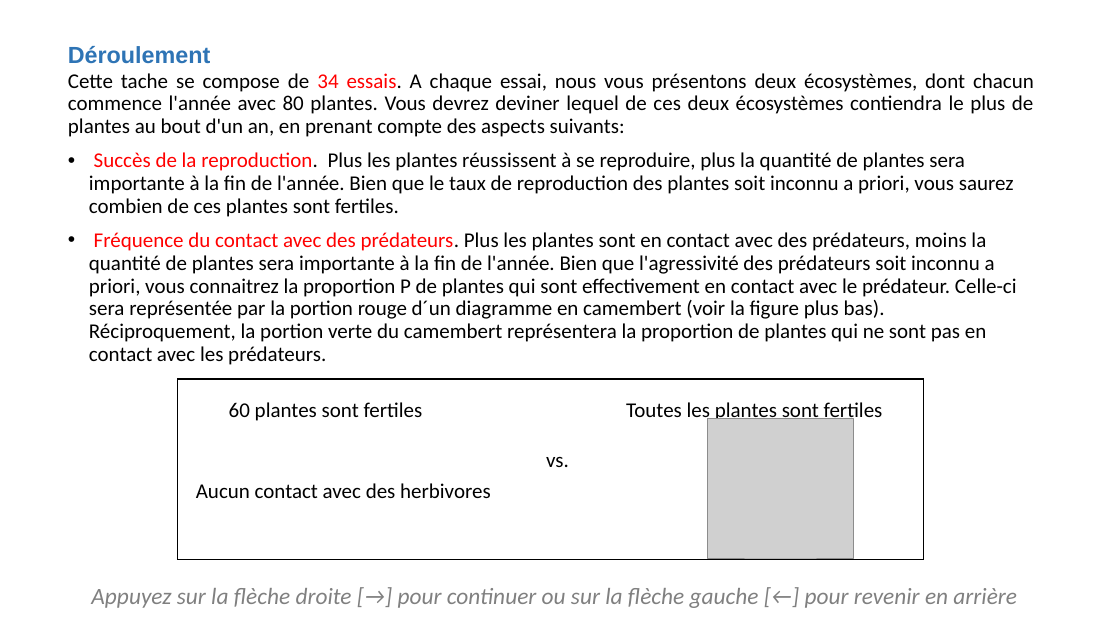
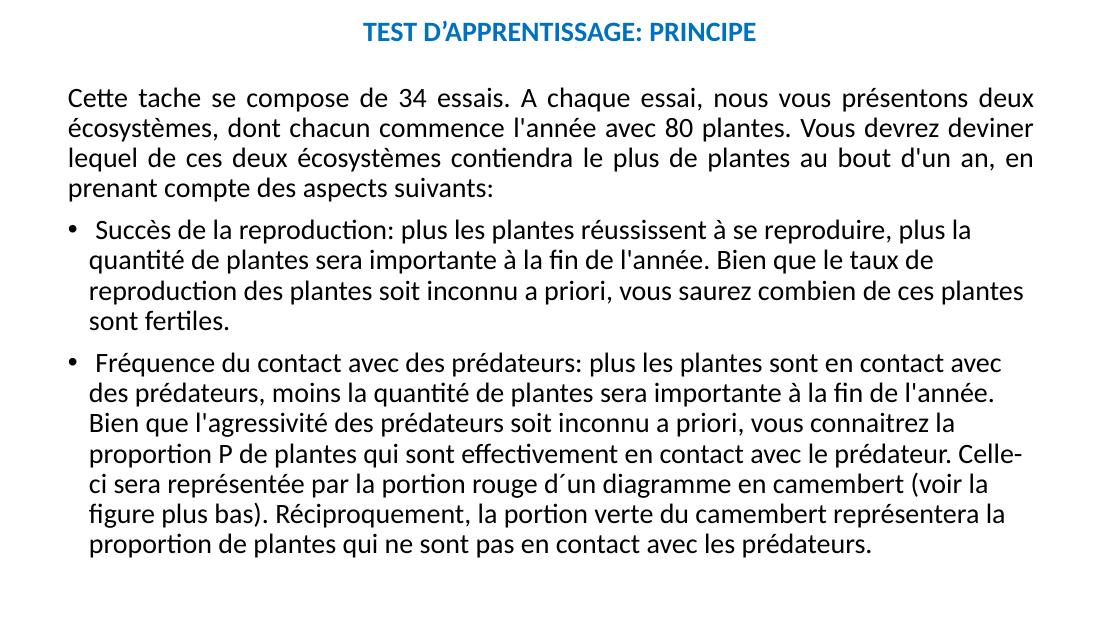
Before and after one commit to MBB-team/Online_Testing, a slide deck: slide 20 of src/DPD_task/stimuli/instructions/instructionsDPD.pptx (slide 16 before the commit). Drawn at 1120x630 pixels with LibreOffice and Linux fonts; fonts in the diff are those of the drawing; grey boxes stand for pictures. Boxes give left, top, right and bottom in pixels: in the first picture for what was removed or moved away, otherwise in the second. Text is boxed around its words. In the diff, an @@ line names an element or a change of style, - is before the commit and + after.

Commit message:
modif instructions test DPD
+ a few other modifs on the other tests

```diff
--- a/src/DPD_task/stimuli/instructions/instructionsDPD.pptx
+++ b/src/DPD_task/stimuli/instructions/instructionsDPD.pptx
@@ text added at [363, 20, 756, 42], 24 pt, text #0070C0, bold @@
+TEST D’APPRENTISSAGE: PRINCIPE
@@ text removed at [68, 46, 211, 64] @@
-Déroulement
@@ text "Cette tache se compose de ...": place and size @@
-text "Cette tache se compose de ..." at [68, 73, 1034, 498]
+text "Cette tache se compose de ..." at [68, 87, 1034, 558]
@@ text at [68, 87, 1034, 202]: size 18 to 24 pt in "Cette tache se compose de 34 essais. ..."; text colour #FF0000 to #000000 in "34 essais." @@
@@ text at [89, 219, 1024, 558]: text changed; size 18 to 24 pt @@
-• Succès de la reproduction. Plus les plantes réussissent à se reproduire, plus la quantité de plantes sera importante à la fin de l'année. Bien que le taux de reproduction des plantes soit inconnu a priori, vous saurez combien de ces plantes sont fertiles.
-• Fréquence du contact avec des prédateurs. Plus les plantes sont en contact avec des prédateurs, moins la quantité de plantes sera importante à la fin de l'année. Bien que l'agressivité des prédateurs soit inconnu a priori, vous connaitrez la proportion P de plantes qui sont effectivement en contact avec le prédateur. Celle-ci sera représentée par la portion rouge d´un diagramme en camembert (voir la figure plus bas). Réciproquement, la portion verte du camembert représentera la proportion de plantes qui ne sont pas en contact avec les prédateurs.
-Aucun contact avec des herbivores
+• Succès de la reproduction: plus les plantes réussissent à se reproduire, plus la quantité de plantes sera importante à la fin de l'année. Bien que le taux de reproduction des plantes soit inconnu a priori, vous saurez combien de ces plantes sont fertiles.
+• Fréquence du contact avec des prédateurs: plus les plantes sont en contact avec des prédateurs, moins la quantité de plantes sera importante à la fin de l'année. Bien que l'agressivité des prédateurs soit inconnu a priori, vous connaitrez la proportion P de plantes qui sont effectivement en contact avec le prédateur. Celle-ci sera représentée par la portion rouge d´un diagramme en camembert (voir la figure plus bas). Réciproquement, la portion verte du camembert représentera la proportion de plantes qui ne sont pas en contact avec les prédateurs.
@@ rectangle removed at [177, 379, 924, 560] @@
@@ text removed at [229, 402, 883, 467] @@
-60 plantes sont fertiles Toutes les plantes sont fertiles
-vs.
@@ picture removed at [707, 418, 854, 559] @@
@@ text removed at [91, 588, 1017, 608] @@
-Appuyez sur la flèche droite [→] pour continuer ou sur la flèche gauche [←] pour revenir en arrière
```
Also in this commit, not shown: 14 other slides changed, 8 slides added, 3 slides removed, 2 other files.
